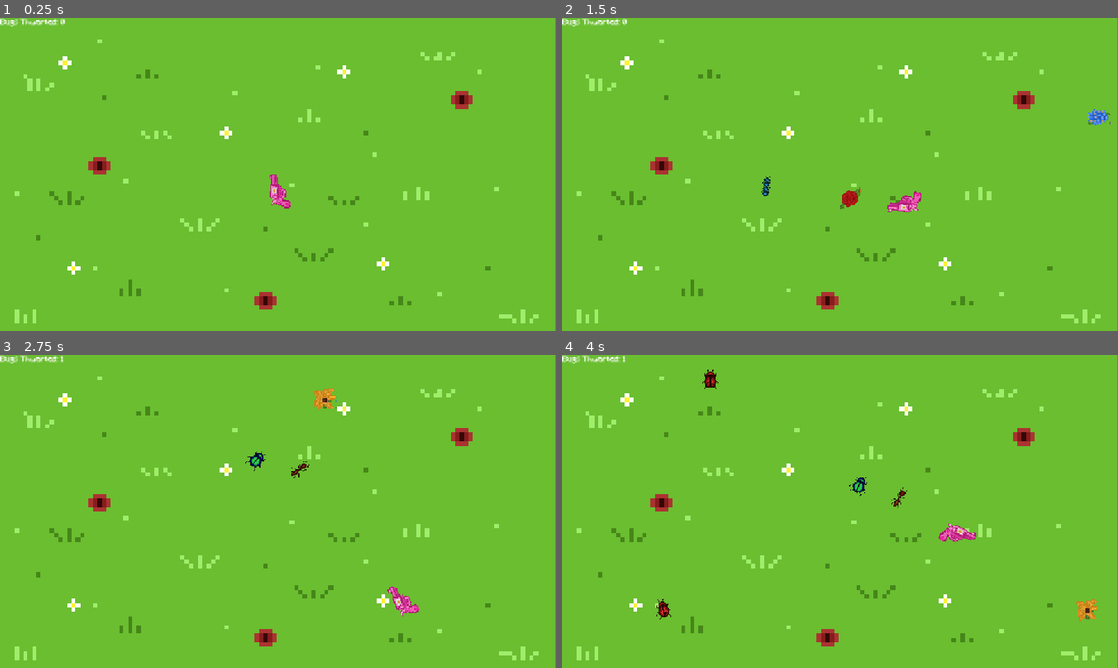
Above: before the commit, frames 1-4 (two rows, left to right).
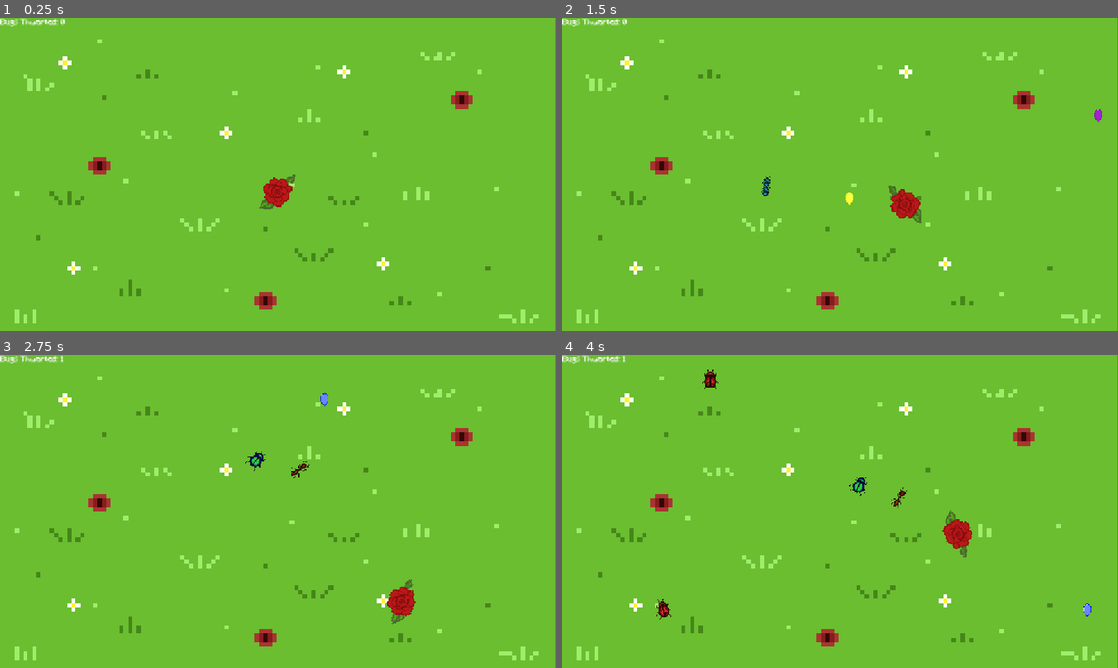
Above: after the commit, the same moments.

Repository: kazziecore/flower-shooter-game
Game: Godot game, scene res://scenes/game.tscn
Two runs of this game, one before a commit and one after it. Both use one fixed random seed, a clock stepped at 60 frames per second and the inputs below.
Inputs (mouse positions are in pixels of both pictures, inside the frame that each line leads up to):
- Up to frame 1 (0.25 s): no input
- Up to frame 2 (1.5 s): tap Enter at 0.5 s; move the mouse to (962, 158) at 0.52 s; hold D (right) 0.53-1.28 s; click (962, 158) at 0.6 s; move the mouse to (728, 190) at 1.27 s; hold S (down) from 1.28 s (still down); click (728, 190) at 1.35 s
- Up to frame 3 (2.75 s): move the mouse to (333, 442) at 2.02 s; release S (down) at 2.03 s; hold D (right) from 2.03 s (still down); click (333, 442) at 2.1 s
- Up to frame 4 (4 s): move the mouse to (812, 574) at 2.77 s; release D (right) at 2.78 s; hold W (up) 2.78-3.53 s; click (812, 574) at 2.85 s; move the mouse to (1006, 558) at 3.52 s; hold A (left) from 3.53 s (still down); click (1006, 558) at 3.6 s

The runs differ from the first frame. In frame 1, 0.5% of the frame differs, in the area x 46-54%, y 50-62%; in frame 2, 0.8%, in the area x 50-99%, y 29-66%; in frame 3, 0.7%; in frame 4, 0.7%.

Commit message:
changed bullet and gun sprite
made the flower the player, and the bullets nectar

Diff:
--- a/flower-shooter-game/scenes/bullet.tscn
+++ b/flower-shooter-game/scenes/bullet.tscn
@@ -1,7 +1,7 @@
 [gd_scene load_steps=5 format=3 uid="uid://bbby0jtq1jnpw"]
 
 [ext_resource type="Script" uid="uid://lmg4xnshpyf5" path="res://scripts/bullet.gd" id="1_y25gk"]
-[ext_resource type="Texture2D" uid="uid://c4mcqqmsv5dpg" path="res://assets/FlowerSheet.png" id="2_l5glv"]
+[ext_resource type="Texture2D" uid="uid://lq4cwu4arx6a" path="res://assets/NectarBullet.png" id="2_l5glv"]
 [ext_resource type="Script" uid="uid://ccvuadsjn1dr0" path="res://scenes/randombullet.gd" id="3_eoqba"]
 
 [sub_resource type="CircleShape2D" id="CircleShape2D_eoqba"]
@@ -11,12 +11,12 @@
 script = ExtResource("1_y25gk")
 
 [node name="CollisionShape2D" type="CollisionShape2D" parent="."]
-scale = Vector2(2.235, 2.235)
+scale = Vector2(1.395, 1.395)
 shape = SubResource("CircleShape2D_eoqba")
 
 [node name="Sprite2D" type="Sprite2D" parent="."]
 texture_filter = 1
-scale = Vector2(1.39, 1.39)
+scale = Vector2(0.835, 0.835)
 texture = ExtResource("2_l5glv")
 region_enabled = true
 region_rect = Rect2(-0.930977, -1.1273, 32.5573, 32.7967)
--- a/flower-shooter-game/scenes/player.tscn
+++ b/flower-shooter-game/scenes/player.tscn
@@ -1,7 +1,7 @@
 [gd_scene load_steps=4 format=3 uid="uid://cnrnfo2kfb304"]
 
-[ext_resource type="Texture2D" uid="uid://jxwlgrc1q86a" path="res://assets/pink gun.png" id="1_3vyb7"]
 [ext_resource type="Script" uid="uid://cxd2cihy7avu5" path="res://scripts/player.gd" id="1_g2els"]
+[ext_resource type="Texture2D" uid="uid://c4mcqqmsv5dpg" path="res://assets/FlowerSheet.png" id="2_g2els"]
 
 [sub_resource type="RectangleShape2D" id="RectangleShape2D_qhqgy"]
 size = Vector2(9.60475, 16.0625)
@@ -15,8 +15,10 @@
 texture_filter = 1
 position = Vector2(5, 0)
 scale = Vector2(1.615, 1.615)
-texture = ExtResource("1_3vyb7")
+texture = ExtResource("2_g2els")
 flip_h = true
+region_enabled = true
+region_rect = Rect2(0, 0, 31.5412, 32)
 
 [node name="CollisionShape2D" type="CollisionShape2D" parent="."]
 position = Vector2(6.73401, -1.34681)
Binary file added: flower-shooter-game/assets/NectarBullet.png
Not shown, added: flower-shooter-game/assets/NectarBullet.png.import
